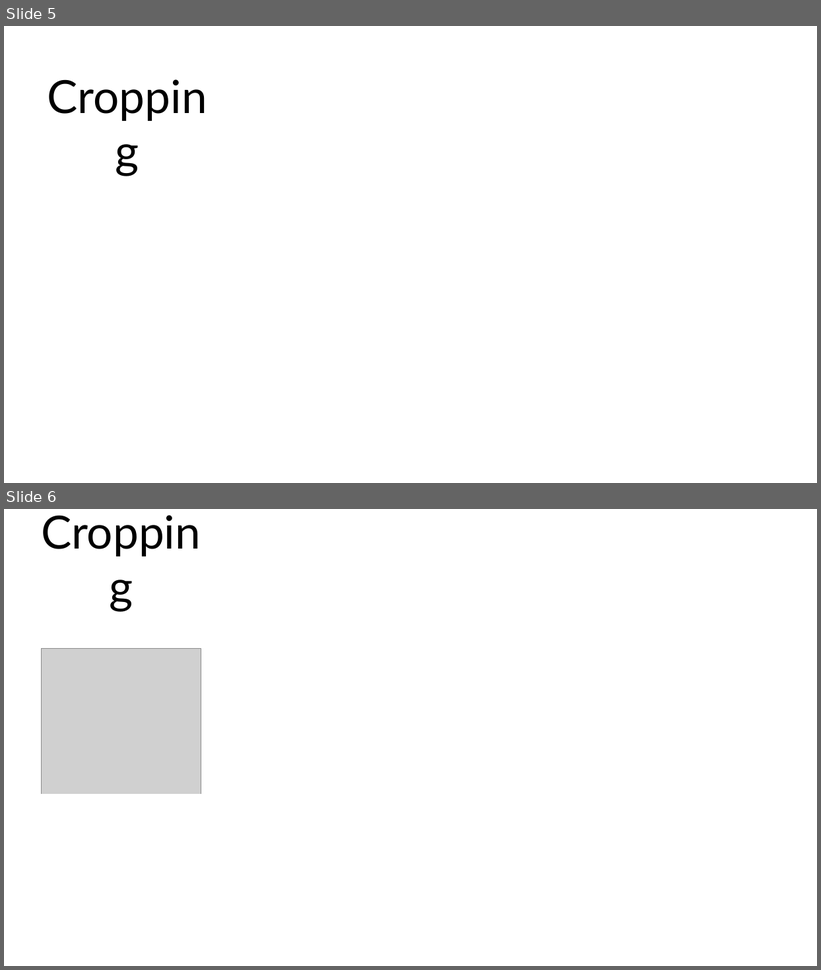
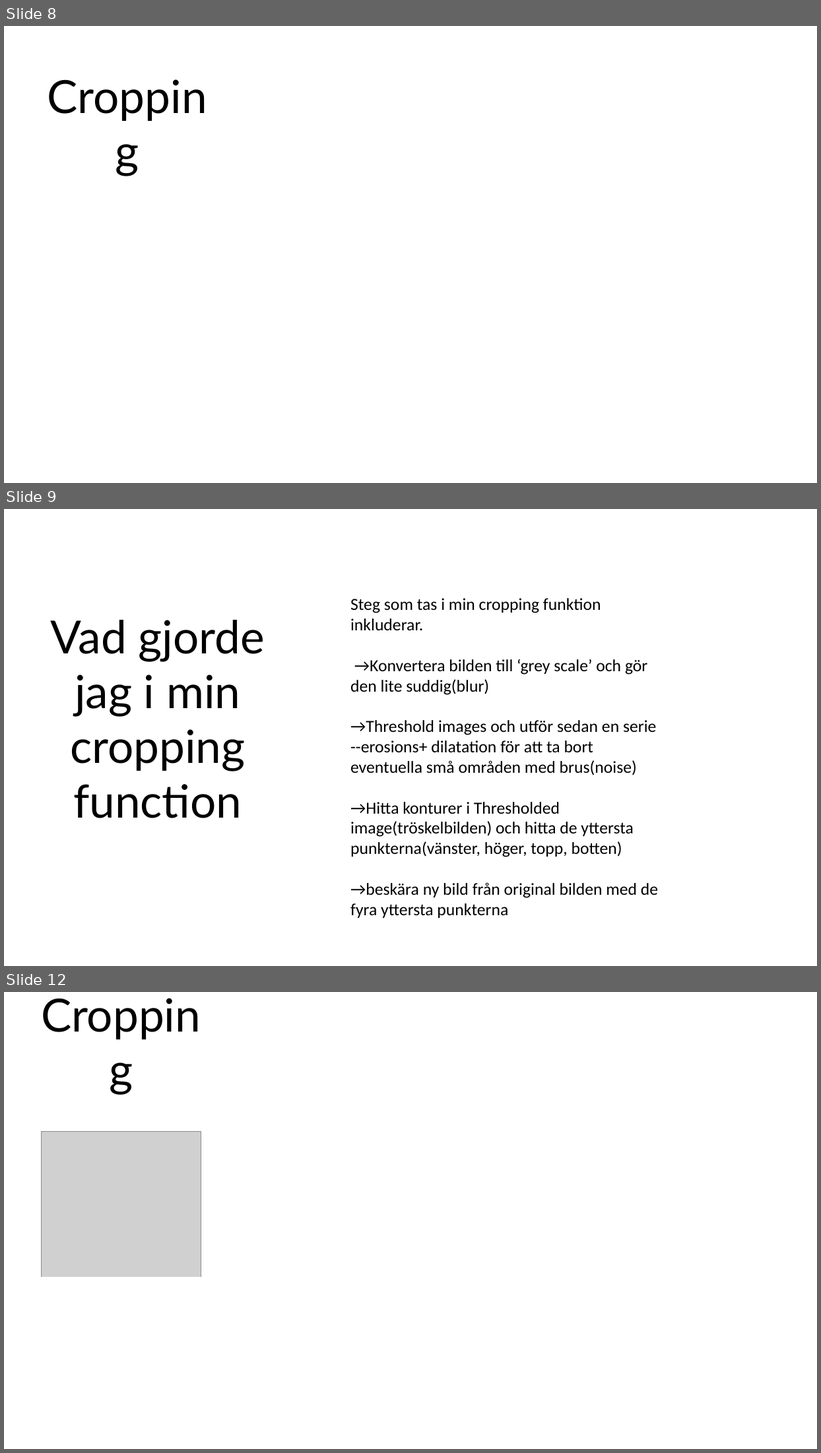
Before and after one commit to Jimmy-Nnilsson/StudieGrupp3_MLProjekt, a slide deck: Projectdocuments/GruppPresentation_NL.pptx. Shown one above the other, each under a label of ours: slides 5 and 6 before the commit, slides 8, 9 and 12 after it; the slides between them are not shown. The pictures are 821x970 and 821x1453 pixels, drawn with LibreOffice and Linux fonts; fonts in the diff are those of the drawing; grey boxes stand for pictures; background and template pictures are left out. Boxes give left, top, right and bottom in pixels: in the first picture for what was removed or moved away, otherwise in the second. Text is boxed around its words. In the diff, an @@ line names an element or a change of style, - is before the commit and + after.

```diff
--- a/Projectdocuments/GruppPresentation_NL.pptx
+++ b/Projectdocuments/GruppPresentation_NL.pptx
@@ slide 9 added at bbox=[4, 509, 817, 966], background picture (left out) @@
@@ text added at bbox=[350, 598, 658, 918], 20 pt, text #000000 @@
+Steg som tas i min cropping funktion inkluderar.
+→Konvertera bilden till ‘grey scale’ och gör den lite suddig(blur)
+→Threshold images och utför sedan en serie --erosions+ dilatation för att ta bort eventuella små områden med brus(noise)
+→Hitta konturer i Thresholded image(tröskelbilden) och hitta de yttersta punkterna(vänster, höger, topp, botten)
+→beskära ny bild från original bilden med de fyra yttersta punkterna
@@ title added at bbox=[51, 620, 265, 819], 54 pt, text #000000 @@
+Vad gjorde jag i min cropping function
@@ what was slide 5 is now slide 8 @@
@@ what was slide 6 is now slide 12 @@
```
Also in this commit, not shown: 6 other slides added.
